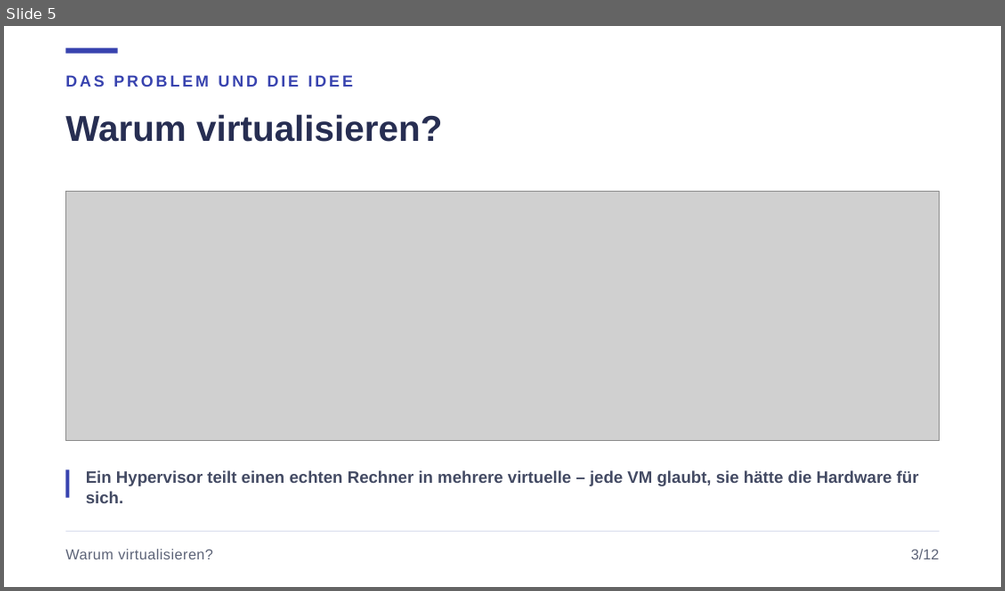
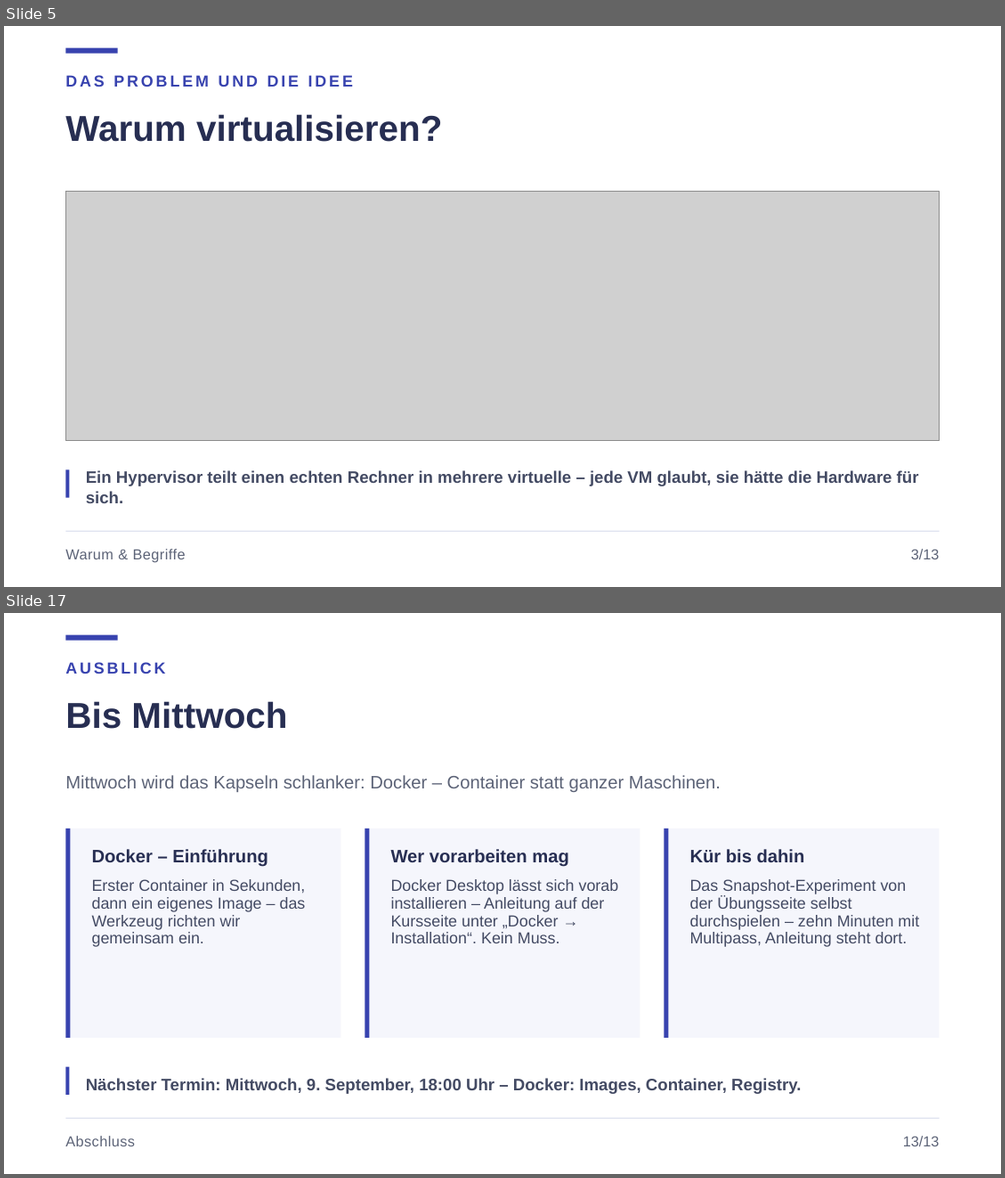
Before and after one commit to JacobMenge/kurs-unterlagen, a slide deck: folien/04-virtualisierung.pptx. Shown one above the other, each under a label of ours: slide 5 before the commit, slides 5 and 17 after it; the slides between them are not shown. The pictures are 1005x591 and 1005x1178 pixels, drawn with LibreOffice and Linux fonts; fonts in the diff are those of the drawing; grey boxes stand for pictures. Boxes give left, top, right and bottom in pixels: in the first picture for what was removed or moved away, otherwise in the second. Text is boxed around its words. In the diff, an @@ line names an element or a change of style, - is before the commit and + after.

Commit message:
virtualisierung + docker folien

```diff
--- a/folien/04-virtualisierung.pptx
+++ b/folien/04-virtualisierung.pptx
@@ slide 17 added at (x1=4, y1=613, x2=1001, y2=1174), background #FFFFFF @@
@@ rectangle added at (x1=65, y1=635, x2=118, y2=641), fill #3843AF @@
@@ text added at (x1=65, y1=662, x2=165, y2=674), 11.5 pt, text #3843AF, bold @@
+AUSBLICK
@@ text added at (x1=65, y1=701, x2=287, y2=729), 26 pt, text #272E52, bold @@
+Bis Mittwoch
@@ text added at (x1=65, y1=775, x2=720, y2=792), 13 pt, text #5C6377 @@
+Mittwoch wird das Kapseln schlanker: Docker – Container statt ganzer Maschinen.
@@ rectangle added at (x1=65, y1=828, x2=341, y2=1038), fill #F5F6FC @@
@@ rectangle added at (x1=65, y1=828, x2=70, y2=1038), fill #3843AF @@
@@ text added at (x1=92, y1=849, x2=268, y2=867), 13 pt, text #272E52, bold @@
+Docker – Einführung
@@ rectangle added at (x1=364, y1=828, x2=640, y2=1038), fill #F5F6FC @@
@@ rectangle added at (x1=364, y1=828, x2=369, y2=1038), fill #3843AF @@
@@ text added at (x1=391, y1=849, x2=569, y2=867), 13 pt, text #272E52, bold @@
+Wer vorarbeiten mag
@@ rectangle added at (x1=663, y1=828, x2=939, y2=1038), fill #F5F6FC @@
@@ rectangle added at (x1=663, y1=828, x2=668, y2=1038), fill #3843AF @@
@@ text added at (x1=690, y1=849, x2=805, y2=862), 13 pt, text #272E52, bold @@
+Kür bis dahin
@@ text added at (x1=92, y1=879, x2=306, y2=947), 11.5 pt, text #434A63 @@
+Erster Container in Sekunden, dann ein eigenes Image – das Werkzeug richten wir gemeinsam ein.
@@ text added at (x1=391, y1=879, x2=619, y2=943), 11.5 pt, text #434A63 @@
+Docker Desktop lässt sich vorab installieren – Anleitung auf der Kursseite unter „Docker → Installation“. Kein Muss.
@@ text added at (x1=690, y1=879, x2=919, y2=947), 11.5 pt, text #434A63 @@
+Das Snapshot-Experiment von der Übungsseite selbst durchspielen – zehn Minuten mit Multipass, Anleitung steht dort.
@@ rectangle added at (x1=65, y1=1067, x2=70, y2=1094), fill #3843AF @@
@@ text added at (x1=86, y1=1078, x2=801, y2=1094), 12 pt, text #434A63, bold @@
+Nächster Termin: Mittwoch, 9. September, 18:00 Uhr – Docker: Images, Container, Registry.
@@ line added from (65, 1119) to (939, 1119), #DFE3F0 0.75 pt @@
@@ text added at (x1=65, y1=1135, x2=135, y2=1146), 10.5 pt, text #5C6377 @@
+Abschluss
@@ text added at (x1=903, y1=1135, x2=939, y2=1146), 10.5 pt, text #5C6377 @@
+13/13
@@ slide 5 changed as well @@
@@ text at (x1=65, y1=548, x2=186, y2=563): text changed @@
-Warum virtualisieren?
+Warum & Begriffe
@@ text at (x1=911, y1=548, x2=939, y2=559): text changed @@
-3/12
+3/13
```
Also in this commit, not shown: 8 other slides changed, 7 other slides added, 7 slides removed, 6 other files.
